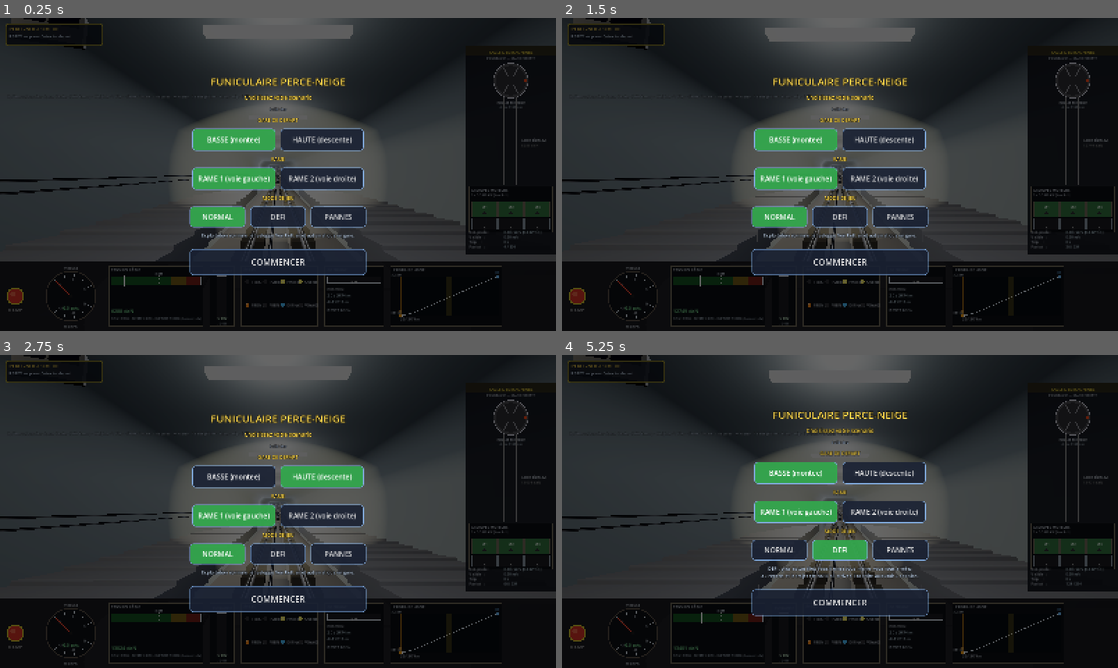
Above: before the commit, frames 1-4 (two rows, left to right).
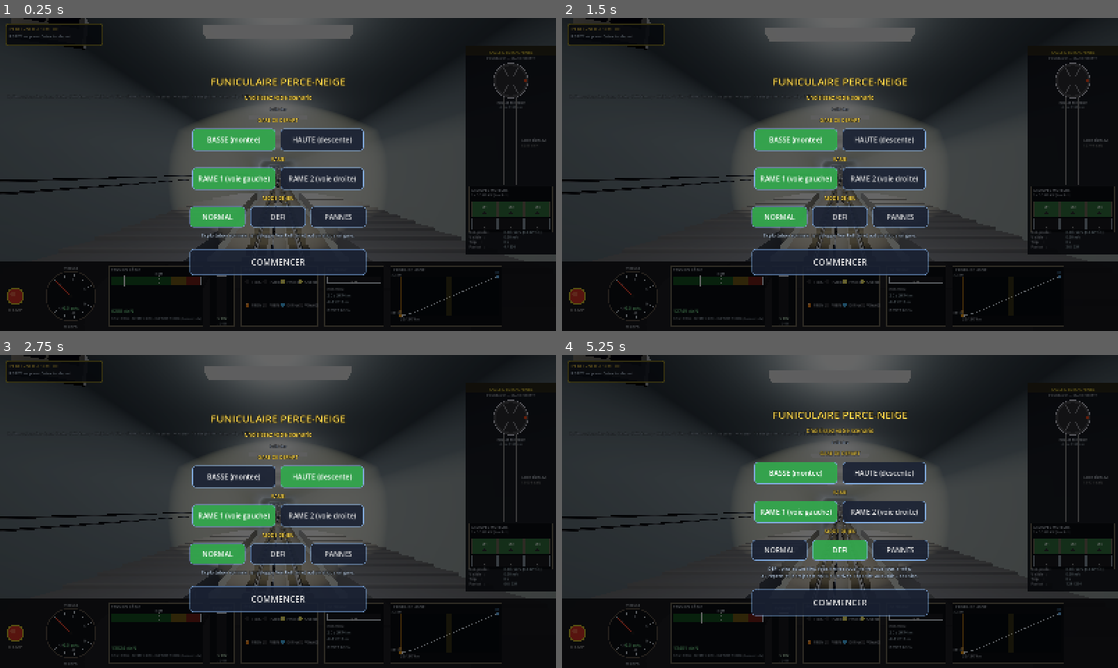
Above: after the commit, the same moments.

Repository: ARP273-ROSE/perce-neige-sim
Game: Godot game, scene res://scenes/main.tscn
Two runs of this game, one before a commit and one after it. Both use one fixed random seed, a clock stepped at 60 frames per second and the inputs below. Sound files missing from this copy of the repository are replaced by a short silence.
Inputs:
- Up to frame 1 (0.25 s): no input
- Up to frame 2 (1.5 s): click "NORMAL" at 0.5 s; click "NORMAL" at 1.25 s
- Up to frame 3 (2.75 s): click "BASSE (montee)" at 2 s
- Up to frame 4 (5.25 s): click "HAUTE (descente)" at 2.75 s; click "RAME 1 (voie gauche)" at 3.5 s; click "RAME 2 (voie droite)" at 4.25 s; click "DEFI" at 5 s

The runs differ from the first frame. In frame 1, 1.6% of the frame differs, in the area x 28-84%, y 49-78%; in frame 2, 1.7%; in frame 3, 1.7%; in frame 4, 1.9%, in the area x 27-84%, y 49-78%.

Commit message:
La voie descend dans le tube, la coque redevient opaque, l'orbite tourne
Voie descendue de 0,50 m (floor_y_local -1,85) : la table de roulement est
a 1,23 m sous l'axe au lieu de 0,73 - en realite les rails sont au fond de
l'alesage. Quais recales au plancher cabine, brins en salle des machines,
carrosserie : fond plat a -1,16, plancher 2,4 m sous le plafond, face
avant de 2,93 m (reel 3,1 ; 2,43 avant), hublots descendus, bogies
visibles sous la jupe. Camera cabine inchangee.

« Les parois sont transparentes » en vue exterieure : Godot tient pour
face avant l'enroulement horaire, la coque etait construite dans l'autre
sens et le culling l'effacait vue de dehors. Triangles retournes,
materiaux double face.

Vue orbitale figee apres un aller-retour cockpit/exterieur : le doigt qui
appuie sur le bouton VUE bascule la vue a l'appui et son relachement
arrivait en mode cockpit ou il etait ignore ; le drag suivant passait
pour un pincement a deux doigts (seul le zoom repondait). Suivi des
doigts dans tous les modes, purge a chaque bascule.

Puissance au redemarrage en pleine pente (audit_physique/
redemarrage_pente.sage) : P = F.v, l'effort est la tout de suite mais la
puissance croit avec la vitesse. Trois corrections : le demarrage doux de
quai (0,12 m/s2) ne vaut plus qu'a moins de 55 m d'un terminus ; le
regulateur n'avait pas de feed-forward positif de la rampe de consigne
(constante de temps 3 s) ; pre-tension du couple avant que le tambour ne
lache (la rame reculait de 2 cm). L'afficheur part des pertes du drive
(cuivre en F2 + excitation, ~60-75 kW) au lieu de 0. PC et PWA.

Diff:
--- a/godot_project/scripts/cabin.gd
+++ b/godot_project/scripts/cabin.gd
@@ -663,7 +663,7 @@
 		y_torso = TrainBodyBuilder.Y_FLOOR + 0.95   # assis (siège à plancher+0,45)
 		torso_h = 0.55
 	else:
-		y_torso = 1.05   # debout
+		y_torso = TrainBodyBuilder.Y_FLOOR + 1.20   # debout (torse à 1,2 m du plancher)
 		torso_h = 0.75
 
 	# Torse
--- a/godot_project/scripts/constants.gd
+++ b/godot_project/scripts/constants.gd
@@ -98,6 +98,8 @@
 const ROPE_MASS_KG: float = CABLE_KG_M * LENGTH   # ~38 t en mouvement
 const CABLE_ROLLER_C: float = 0.015      # résistance câble/galets (fraction charge normale)
 const DRIVE_EFF: float = 0.90            # réseau → jante (traction)
+const DRIVE_CU_LOSS_FRAC: float = 0.04   # pertes cuivre au courant nominal (fraction de P_MAX)
+const DRIVE_FIELD_KW: float = 15.0       # excitation + auxiliaires du drive engagé
 const REGEN_EFF: float = 0.80            # jante → réseau (génératrice)
 const AERO_BLOCKAGE: float = 0.65        # β = section bloquée / section d'air libre
 const AERO_BED_H_M: float = 0.5          # radier béton dans le tube
--- a/godot_project/scripts/machine_room_builder.gd
+++ b/godot_project/scripts/machine_room_builder.gd
@@ -291,7 +291,7 @@
 	# Simplification : on modélise un arc de 180° du point de tangence tunnel-side
 	# (bas gauche de la poulie) au point symétrique (bas droit), faisant un demi-tour
 	# par le dessus.
-	var y_brin: float = -0.50
+	var y_brin: float = -1.00   # voie descendue de 0,50 m (2026-09-26)
 	# Distance horizontale (en s) du centre poulie au point de tangence
 	var dy: float = y_pulley_center - y_brin
 	# Si dy < r_pulley, le point de tangence existe
--- a/godot_project/scripts/main.gd
+++ b/godot_project/scripts/main.gd
@@ -753,6 +753,8 @@
 
 	if Input.is_action_just_pressed("toggle_view"):
 		cabin.toggle_view()
+		_orbit_touches.clear()   # plus de doigt fantôme d'une vue à l'autre
+		_orbit_pinch_dist = 0.0
 
 
 # Caméra orbitale (vue extérieure) : suivi des doigts pour le pincement.
@@ -794,6 +796,8 @@
 			# Bascule FPV ↔ extérieure orbitale (aussi pilotée par la
 			# touche O du sim PC via le state dict "ext_view").
 			cabin.toggle_view()
+		_orbit_touches.clear()   # plus de doigt fantôme d'une vue à l'autre
+		_orbit_pinch_dist = 0.0
 
 
 # --- Caméra orbitale : drag 1 doigt = angle, pincement = zoom, clic
@@ -803,15 +807,23 @@
 # Actif uniquement en vue EXTÉRIEURE ; les taps sur les boutons tactiles
 # restent fonctionnels (on ne consomme pas l'événement).
 func _input(event: InputEvent) -> void:
-	if cabin == null or cabin.view_mode != cabin.ViewMode.EXTERIOR:
+	if cabin == null:
 		return
+	# 🔴 Le suivi des doigts se fait dans TOUS les modes de vue. Un doigt posé
+	# en vue extérieure et relâché en vue cabine — le bouton VUE lui-même,
+	# qui bascule sur l'appui — restait mémorisé : le drag suivant passait
+	# pour un pincement à deux doigts et ne tournait plus rien (« en gare ça
+	# tourne, en ligne plus possible », retour 2026-09-26).
 	if event is InputEventScreenTouch:
 		if event.pressed:
 			_orbit_touches[event.index] = event.position
 		else:
 			_orbit_touches.erase(event.index)
 		_orbit_pinch_dist = 0.0
-	elif event is InputEventScreenDrag:
+		return
+	if cabin.view_mode != cabin.ViewMode.EXTERIOR:
+		return
+	if event is InputEventScreenDrag:
 		_orbit_touches[event.index] = event.position
 		if _orbit_touches.size() == 1:
 			cabin.orbit_rotate(event.relative.x, event.relative.y)
--- a/godot_project/scripts/stations_builder.gd
+++ b/godot_project/scripts/stations_builder.gd
@@ -17,7 +17,7 @@
 # locale de la voie. Nez de marche contrastés (alu en bas, rouges en haut).
 @export var platform_width: float = 3.00       # largeur quai latéral (bord extérieur ≈ au mur de salle)
 @export var platform_inner_x: float = 1.85     # distance depuis centre tunnel au bord intérieur (hors gabarit cabine ∅3.6m)
-@export var platform_height: float = 0.40      # hauteur quai vs plancher voie (plancher cabine bas)
+@export var platform_height: float = 0.50      # hauteur quai vs dalle : quai à −1,10 = plancher cabine
 @export var tread_depth: float = 0.95          # profondeur d'une marche-palier
 @export var tread_thickness: float = 0.55      # épaisseur du bloc (descend sous la marche suivante)
 @export var ceiling_height: float = 1.85       # hauteur centre → plafond
@@ -29,7 +29,7 @@
 var lang: String = "fr"
 
 # Paramètres plateforme — offsets dans la base locale
-const FLOOR_Y_LOCAL: float = -1.10 # top dalle (cohérent avec track_builder : floor_y_local + slab_thickness = -1.35+0.25 = -1.10)
+const FLOOR_Y_LOCAL: float = -1.60 # top dalle (cohérent avec track_builder : floor_y_local + slab_thickness = -1.85+0.25 = -1.60)
 
 
 func build(t: TunnelBuilder) -> void:
--- a/godot_project/scripts/track_builder.gd
+++ b/godot_project/scripts/track_builder.gd
@@ -19,7 +19,13 @@
 @export var rail_web_width: float = 0.020    # âme rail
 @export var rail_foot_width: float = 0.150   # patin
 
-@export var floor_y_local: float = -1.35     # plancher dalle vs centre tunnel
+# Voie DESCENDUE de 0,50 m le 2026-09-26 : en réalité les rails sont au
+# fond de l'alésage (cabines Ø 3,60 dans un tube Ø 3,90, plancher bas) ;
+# à −1,35 la table de roulement n'était qu'à 0,73 m sous l'axe et la rame
+# ne pouvait pas y tenir sans passer sous les rails. Dalle −1,85 → table de
+# roulement à −1,23. Quais (stations_builder), brins en salle des machines
+# (machine_room_builder) et carrosserie (train_body_builder) recalés.
+@export var floor_y_local: float = -1.85     # plancher dalle vs centre tunnel
 @export var slab_thickness: float = 0.25     # épaisseur dalle béton
 @export var slab_width: float = 3.20         # largeur dalle (déborde sous banquettes)
 
--- a/godot_project/scripts/train_body_builder.gd
+++ b/godot_project/scripts/train_body_builder.gd
@@ -11,14 +11,18 @@
 ## Repère : LOCAL cabine (origine = centre tunnel − 0,15 m, cf. cabin.gd),
 ## forward = −Z. Le tube est concentrique au tunnel (rayon 1,72 dans un
 ## alésage de 1,95) ; il est COUPÉ à Y_CUT, 7 cm au-dessus de la table de
-## roulement (rail_head local = −0,58) : plus rien ne passe sous les rails.
+## roulement (rail_head local = −1,08) : plus rien ne passe sous les rails.
 ## Le plancher intérieur (Y_FLOOR) est au niveau des quais-escaliers.
 
 const R_BODY: float = 1.72          # rayon du tube
 const Y_CENTER: float = 0.20        # axe du tube (monde +0,05)
-const Y_CUT: float = -0.51          # fond plat (monde −0,66 ; rails à −0,73)
-const Y_FLOOR: float = -0.45        # plancher intérieur
-const Y_RAIL_HEAD: float = -0.58    # table de roulement (monde −0,73)
+# Voie descendue de 0,50 m dans l'alésage (2026-09-26, floor_y_local −1,85) :
+# table de roulement à −1,23 monde = −1,08 cabine. Le fond plat est 7 cm
+# au-dessus, le plancher 6 cm plus haut ; la face avant fait alors 2,93 m
+# (réel 3,1) et le plancher est 2,4 m sous le plafond intérieur.
+const Y_CUT: float = -1.01          # fond plat (monde −1,16)
+const Y_FLOOR: float = -0.95        # plancher intérieur (monde −1,10 = quais)
+const Y_RAIL_HEAD: float = -1.08    # table de roulement (monde −1,23)
 const CAP_LEN: float = 1.00         # profondeur de la calotte bombée
 const GAP: float = 0.50             # jeu entre les deux voitures
 const RIB_W: float = 0.22           # largeur d'un anneau
@@ -30,8 +34,8 @@
 const CAP_N_T: int = 45             # anneaux de la calotte
 const COL_L: float = 0.25           # résolution longitudinale
 # Fenêtres : angle depuis le sommet du tube (°) ; hublots hauts et étroits
-const WIN_T0: float = 24.0
-const WIN_T1: float = 76.0
+const WIN_T0: float = 28.0          # hublots : du haut de la courbe…
+const WIN_T1: float = 100.0         # … jusqu'à ~0,85 m au-dessus du plancher
 const WIN_MARGIN: float = 0.25      # marge longitudinale dans un panneau
 # Face avant (photo 20260426_095511, 220 px/m) : la face réelle va de
 # l'apex (+1,78) au fond plat (−1,33), soit 3,1 m ; dans le jeu la voie est
@@ -43,7 +47,7 @@
 #   baies des portes de secours : hautes et étroites CONTRE la lisière
 #   (|x| ≥ 0,93 jusqu'au bord, +1,00 → −0,97) ; « TIGNES » sous le
 #   pare-brise (−0,84), grille (−1,20) et feux ronds (±1,0 ; −1,25) en bas.
-const FACE_SCALE: float = 0.78
+const FACE_SCALE: float = (R_BODY + (Y_CENTER - Y_CUT)) / 3.10   # 2,93 / 3,10
 const WS_HALF_W: float = 0.70
 const WS_TOP_REAL: float = 1.43
 const WS_BOT_REAL: float = -0.47
@@ -67,6 +71,9 @@
 	m.roughness = rough
 	m.metallic = metal
 	m.metallic_specular = 0.5
+	# Double face : la coque reste opaque quel que soit le sens des
+	# triangles (le z-buffer garde la face la plus proche).
+	m.cull_mode = BaseMaterial3D.CULL_DISABLED
 	return m
 
 
@@ -108,11 +115,16 @@
 
 # --- petits outils SurfaceTool ------------------------------------------
 
+## 🔴 Godot tient pour face AVANT l'enroulement HORAIRE (vu de devant). Les
+## triangles sont construits avec (b−a)×(c−a) = normale sortante, c'est-à-dire
+## anti-horaires vus de l'extérieur : on les émet donc RETOURNÉS. Sans ça, la
+## coque était éliminée par le culling vue de dehors et l'on voyait
+## l'intérieur (« les parois sont transparentes », retour 2026-09-26).
 static func _tri(st: SurfaceTool, a: Vector3, b: Vector3, c: Vector3,
 		na: Vector3, nb: Vector3, nc: Vector3) -> void:
 	st.set_normal(na); st.add_vertex(a)
+	st.set_normal(nc); st.add_vertex(c)
 	st.set_normal(nb); st.add_vertex(b)
-	st.set_normal(nc); st.add_vertex(c)
 
 
 ## Quad a-b-c-d (sens trigonométrique vu de l'extérieur), normales lissées.
@@ -123,8 +135,10 @@
 
 
 static func _quad_flat(st: SurfaceTool, a: Vector3, b: Vector3, c: Vector3, d: Vector3) -> void:
-	var n: Vector3 = (b - a).cross(c - a).normalized()
-	_quad(st, a, b, c, d, n, n, n, n)
+	# les appelants donnent le fond plat avec (b−a)×(c−a) vers le HAUT : la
+	# face visible est celle du dessous → ordre inversé, normale vers le bas
+	var n: Vector3 = -(b - a).cross(c - a).normalized()
+	_quad(st, a, d, c, b, n, n, n, n)
 
 
 ## Point du tube : θ depuis le sommet (rad, + vers +X), rayon r, abscisse z.
@@ -265,16 +279,16 @@
 		var a: Vector3 = _tube_pt(t0, r, z)
 		var b: Vector3 = _tube_pt(t1, r, z)
 		if dir_z < 0.0:
+			_tri(st, c, a, b, n, n, n)
+		else:
 			_tri(st, c, b, a, n, n, n)
-		else:
-			_tri(st, c, a, b, n, n, n)
 	# triangle du fond plat
 	var a2: Vector3 = _tube_pt(-th_cut, r, z)
 	var b2: Vector3 = _tube_pt(th_cut, r, z)
 	if dir_z < 0.0:
+		_tri(st, c, b2, a2, n, n, n)
+	else:
 		_tri(st, c, a2, b2, n, n, n)
-	else:
-		_tri(st, c, b2, a2, n, n, n)
 	st.set_material(mat)
 	st.commit(mesh)
 
@@ -609,7 +623,7 @@
 
 static func _build_bogie(parent: Node3D, mats: Dictionary, z_c: float) -> void:
 	# châssis de bogie (surtout caché par le fond plat) + 4 roues
-	_box(parent, mats["dark"], Vector3(2.0, 0.10, 2.1), Vector3(0.0, Y_CUT - 0.02, z_c), "Bogie")
+	_box(parent, mats["dark"], Vector3(2.0, 0.06, 2.1), Vector3(0.0, Y_CUT - 0.01, z_c), "Bogie")
 	var y_axle: float = Y_RAIL_HEAD + 0.30
 	for sx in [-0.60, 0.60]:
 		for dz in [-0.85, 0.85]:
--- a/godot_project/scripts/train_physics.gd
+++ b/godot_project/scripts/train_physics.gd
@@ -77,6 +77,7 @@
 var finished: bool = false
 var dbg_f_grav_net: float = 0.0          # dernière gravité nette (banc de parité)
 var _reg_hold: bool = true               # régulateur en maintien à l'arrêt
+var _pretensioned: bool = false          # couple statique posé au décollage
 
 # --- Rebond élastique du câble à l'arrêt (port du Python _cable_bounce) --
 # x(t) = A·e^(−ζωt)·sin(ωt) avec k = EA/L (L = câble entre la rame et la
@@ -487,9 +488,17 @@
 	var braking_cmd: bool = brake >= 0.05 or regen_level >= 0.05
 	if not emergency:
 		var v_abs: float = absf(v)
-		var soft_cap: float = PNConstants.A_START + \
-			(PNConstants.A_MAX_REG - PNConstants.A_START) * \
-			minf(1.0, v_abs / PNConstants.V_SOFT_RAMP)
+		# Démarrage doux (creep de quai, calibré vidéo) SEULEMENT près d'un
+		# terminus : en pleine voie, un redémarrage prend la rampe programmée
+		# dès le décollage (2026-09-26 : « la puissance monte très
+		# progressivement en pleine pente »).
+		var pres_quai: bool = s < PNConstants.START_S + PNConstants.PLATFORM_LEN + 20.0 \
+			or s > PNConstants.STOP_S - PNConstants.PLATFORM_LEN - 20.0
+		var soft_cap: float = PNConstants.A_MAX_REG
+		if pres_quai:
+			soft_cap = PNConstants.A_START + \
+				(PNConstants.A_MAX_REG - PNConstants.A_START) * \
+				minf(1.0, v_abs / PNConstants.V_SOFT_RAMP)
 		# Mode DÉFI : le cap de confort au lancement est LEVÉ — moteur à
 		# fond, la rame peut réellement s'emballer.
 		if acc > soft_cap and not challenge_mode:
@@ -701,8 +710,16 @@
 	# récupérée = |F·v|·0,80 (roue → machine DC → réseau ; ~30 kWh par
 	# descente pleine/vide, modèle sans chiffre publié). Vraie force du modèle désormais, plus une
 	# heuristique — le frein de service reste à ~0 % en marche normale.
-	# Puissance ÉLECTRIQUE : mécanique / rendement (audit 2026-09-26).
+	# Puissance ÉLECTRIQUE : mécanique / rendement (audit 2026-09-26) +
+	# PERTES du drive dès qu'il pousse : cuivre ∝ F² (4 % du nominal au
+	# courant nominal) et excitation. Au décollage en pente, le couple est
+	# là avant la vitesse : l'afficheur ne part plus de zéro.
 	power_kw = maxf(0.0, (f_motor * v) / PNConstants.DRIVE_EFF / 1000.0)
+	if trip_started and not drive_off and f_motor * float(direction) > 0.0:
+		var f_rated: float = PNConstants.P_MAX / PNConstants.V_MAX
+		power_kw += PNConstants.DRIVE_FIELD_KW \
+			+ PNConstants.DRIVE_CU_LOSS_FRAC * PNConstants.P_MAX / 1000.0 \
+				* pow(absf(f_motor) / f_rated, 2.0)
 	regen_kw = absf(f_regen * v) * PNConstants.REGEN_EFF / 1000.0
 
 	# Lissage affichage (EMA τ ≈ 0.3 s)
@@ -941,6 +958,14 @@
 	# sous la gravité dans le sens de la rame la plus lourde. C'est le rôle
 	# du frein manuel / du tambour. Réduire la consigne (> 0) freine
 	# toujours par la retenue de l'entraînement (branche else).
+	# PRÉ-TENSION (2026-09-26) : couple statique posé avant que le tambour
+	# ne lâche (sinon recul de 2 cm au décollage en pente).
+	if trip_started and not _pretensioned:
+		_pretensioned = true
+		if f_ff > 0.0 and not manual_brake_held:
+			throttle = maxf(throttle, minf(1.0, f_ff / maxf(f_motor_max, 1.0)))
+	elif not trip_started:
+		_pretensioned = false
 	var chaos_hold: bool = challenge_mode
 	_reg_hold = not chaos_hold and target_v < 0.01 and v_travel < 0.4
 	if manual_brake_held:
@@ -976,7 +1001,10 @@
 		# gare haute 2026-07-24).
 		var setpoint_binding: bool = (speed_cmd_eff <= v_envelope
 			and dist_to_stop >= PNConstants.CREEP_DIST)
-		var a_ff_total: float = minf(0.0, a_cmd_ff) if setpoint_binding \
+		# Feed-forward de la rampe de consigne dans les DEUX sens (2026-09-26,
+		# comme le PC) : l'ancien minf(0, ·) laissait le seul terme P
+		# accélérer (constante de temps ≈ 3 s).
+		var a_ff_total: float = a_cmd_ff if setpoint_binding \
 			else a_ff_env
 		var a_des: float = clampf(a_ff_total + err * k_a,
 			-PNConstants.A_BRAKE_NORMAL, PNConstants.A_TARGET)
Not shown, changed: README.md
Not shown, changed: VERSION
Not shown, added: audit_physique/audit_voyages_lib.sage
Not shown, changed: audit_physique/rame_face.png
Not shown, changed: audit_physique/rame_rendu.png
Not shown, added: audit_physique/redemarrage_pente.sage
Not shown, added: audit_physique/redemarrage_resultats.txt
Not shown, changed: perce_neige_sim.py
Not shown, changed: tests/test_physics.py
